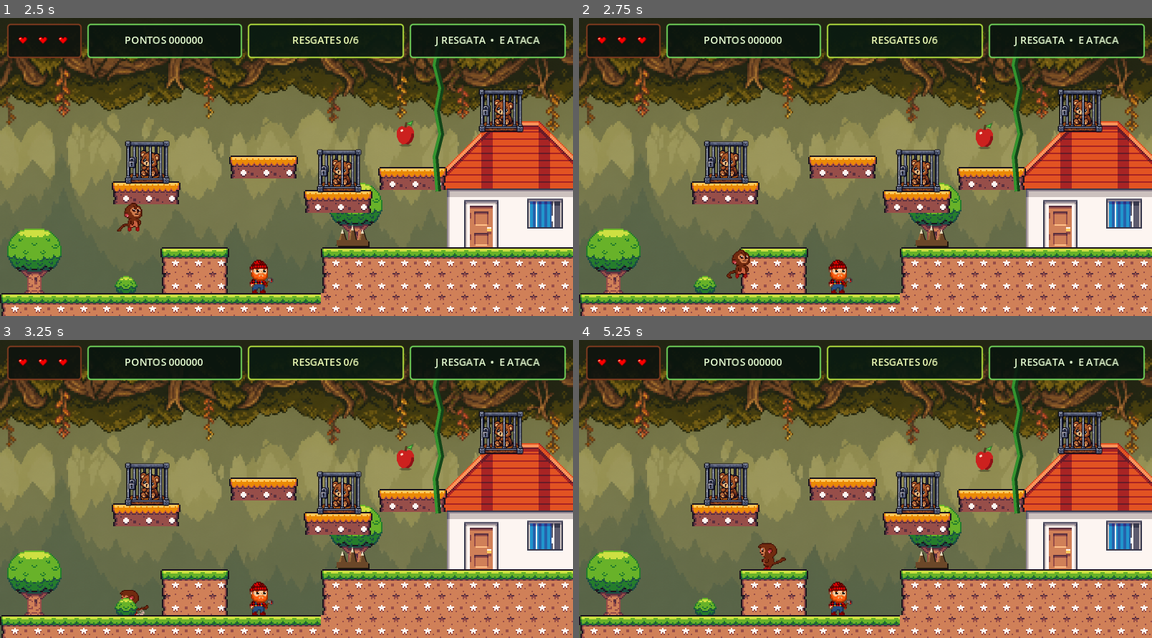
Above: before the commit, frames 1-4 (two rows, left to right).
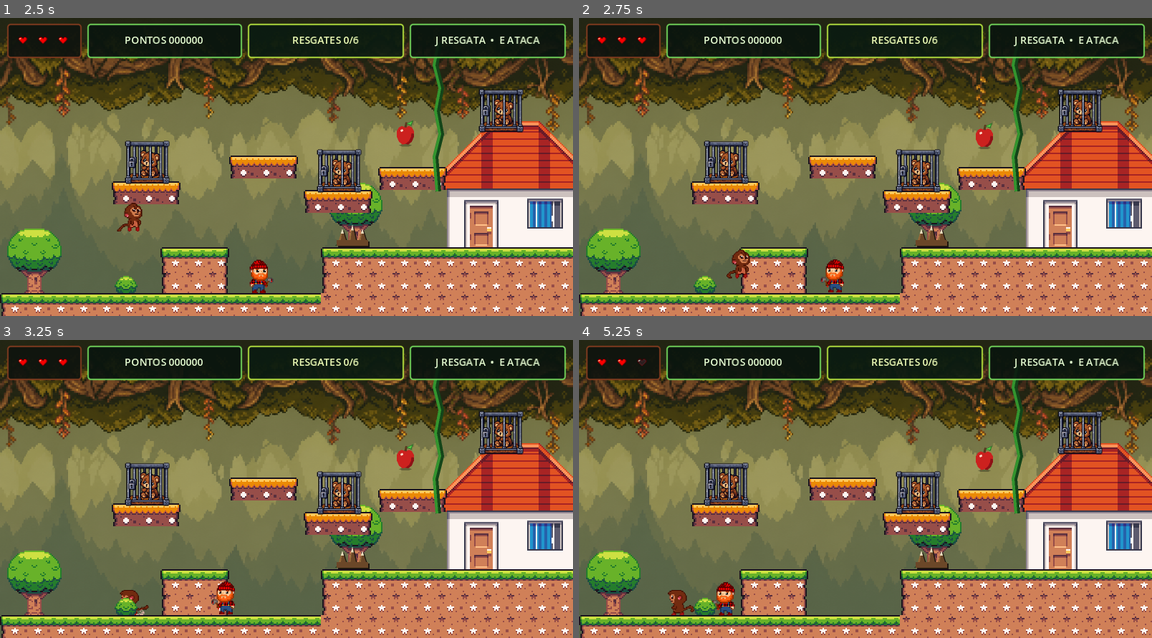
Above: after the commit, the same moments.

Repository: JhosefyRocha/PunchGame
Game: Godot game, scene res://PrimeiraCena.tscn
Same seed, same stepped clock (60 frames per second), same inputs: the game is played once before the commit and once after it.
Inputs:
- Up to frame 1 (2.5 s): click "↻ REINICIAR JOGO" at 0.5 s; tap Enter (ui_accept) at 1.25 s; hold D (right) from 1.28 s (still down); tap E (attack) at 1.35, 2.1 s; tap Space (jump) at 1.52, 2.27 s
- Up to frame 2 (2.75 s): keep holding D (right)
- Up to frame 3 (3.25 s): release D (right) at 2.78 s; hold A (left) from 2.78 s (still down); tap J (interact) at 2.85 s; tap E (attack) at 3.05 s
- Up to frame 4 (5.25 s): release A (left) at 3.53 s; hold D (right) 3.53-5.03 s; tap E (attack) at 3.6, 4.35 s; tap Space (jump) at 3.77, 4.52 s; hold A (left) from 5.03 s (still down); tap J (interact) at 5.1 s

Frame 1 is identical in both runs. In frame 2, 0.3% of the frame differs, in the area x 42-48%, y 81-93%; in frame 3, 0.6%; in frame 4, 1.1%, in the area x 10-48%, y 6-93%.
Error before the commit: Cannot call method 'get_overlapping_bodies' on a null value. (res://entities/lumberjack.gd:107)

Commit message:
fix(hitboxes): corrige colisoes do jogador, gaiola e posicionamento de obstaculos

Diff:
--- a/PrimeiraCena.tscn
+++ b/PrimeiraCena.tscn
@@ -5,8 +5,6 @@
 [ext_resource type="TileSet" uid="uid://ddrhor0n7wld6" path="res://tiles/Decoration.tres" id="3_0q2ab"]
 [ext_resource type="Texture2D" uid="uid://big5fb1fs5mhp" path="res://sprites/environment/forest_canopy_phase_1.png" id="4_0q2ab"]
 [ext_resource type="PackedScene" path="res://entities/game_menu.tscn" id="5_menu"]
-[ext_resource type="AudioStream" path="res://sounds/phase_01.ogg" id="22_music"]
-[ext_resource type="Script" path="res://entities/level_music.gd" id="22_music_script"]
 [ext_resource type="PackedScene" path="res://entities/water_hazard.tscn" id="6_water"]
 [ext_resource type="PackedScene" path="res://entities/finish_flag.tscn" id="7_flag"]
 [ext_resource type="PackedScene" path="res://entities/level_complete_menu.tscn" id="8_complete"]
--- a/entities/lumberjack.tscn
+++ b/entities/lumberjack.tscn
@@ -1,8 +1,13 @@
-[gd_scene load_steps=7 format=3]
+[gd_scene load_steps=8 format=3]
 
 [ext_resource type="Script" path="res://entities/lumberjack.gd" id="1_lumberjack"]
 [ext_resource type="Texture2D" path="res://sprites/enemies/lumberjack.png" id="2_sprite"]
 
+; ARTE PENDENTE: as cinco animacoes abaixo (attack, die, idle, hurt, walk)
+; apontam todas para o mesmo quadro estatico, entao os estados do lenhador
+; nao tem leitura visual propria. O feedback atual vem do codigo (rotacao do
+; golpe, flash vermelho ao levar dano, giro de morte). Ao receber as folhas
+; de sprite, basta trocar os quadros aqui -- lumberjack.gd nao muda.
 [sub_resource type="SpriteFrames" id="SpriteFrames_lumberjack"]
 animations = [{
 "frames": [{
@@ -47,17 +52,20 @@
 }]
 
 [sub_resource type="RectangleShape2D" id="BodyShape"]
-size = Vector2(17, 23)
+size = Vector2(13, 23)
 
 [sub_resource type="RectangleShape2D" id="HurtboxShape"]
-size = Vector2(21, 27)
+size = Vector2(15, 25)
+
+[sub_resource type="RectangleShape2D" id="DetectionShape"]
+size = Vector2(140, 44)
 
 [sub_resource type="RectangleShape2D" id="AxeShape"]
-size = Vector2(22, 24)
+size = Vector2(12, 20)
 
 [node name="Lenhador" type="CharacterBody2D" groups=["enemies"]]
 collision_layer = 2
-collision_mask = 5
+collision_mask = 1
 script = ExtResource("1_lumberjack")
 
 [node name="AnimatedSprite2D" type="AnimatedSprite2D" parent="."]
@@ -90,12 +98,17 @@
 shape = SubResource("HurtboxShape")
 
 [node name="AxeHitbox" type="Area2D" parent="."]
-position = Vector2(-15, 0)
+position = Vector2(-10, 0)
 collision_layer = 0
 collision_mask = 4
 
 [node name="CollisionShape2D" type="CollisionShape2D" parent="AxeHitbox"]
 shape = SubResource("AxeShape")
 
-[connection signal="body_entered" from="AxeHitbox" to="." method="_on_axe_hitbox_body_entered"]
-[connection signal="body_exited" from="AxeHitbox" to="." method="_on_axe_hitbox_body_exited"]
+[node name="DetectionArea" type="Area2D" parent="."]
+collision_layer = 0
+collision_mask = 4
+monitorable = false
+
+[node name="CollisionShape2D" type="CollisionShape2D" parent="DetectionArea"]
+shape = SubResource("DetectionShape")
--- a/entities/player.gd
+++ b/entities/player.gd
@@ -9,13 +9,14 @@
 @export_category("Combat")
 @export var attack_damage := 1
 @export_range(0.05, 1.0, 0.01) var attack_active_time := 0.16
-@export var attack_offset := 14.0
+@export var attack_offset := 12.0
 
 @onready var anim: AnimatedSprite2D = $AnimatedSprite2D
 @onready var attack_hitbox: Area2D = $AttackHitbox
 @onready var punch_swing_sound: AudioStreamPlayer = $PunchSwingSound
 @onready var punch_hit_sound: AudioStreamPlayer = $PunchHitSound
 @onready var punch_miss_sound: AudioStreamPlayer = $PunchMissSound
+@onready var camera: Camera2D = $Camera2D
 
 var is_hitting := false
 var is_dead := false
@@ -150,6 +151,9 @@
 	vines_in_reach = 0
 	velocity = Vector2.ZERO
 	global_position = respawn_position
+	# Sem isto o amortecimento da camera arrasta a visao por todo o mapa ate o
+	# checkpoint, passando por cima de area sem cenario.
+	camera.reset_smoothing()
 	anim.play(&"idle")
 
 	var blink := create_tween().set_loops(5)
